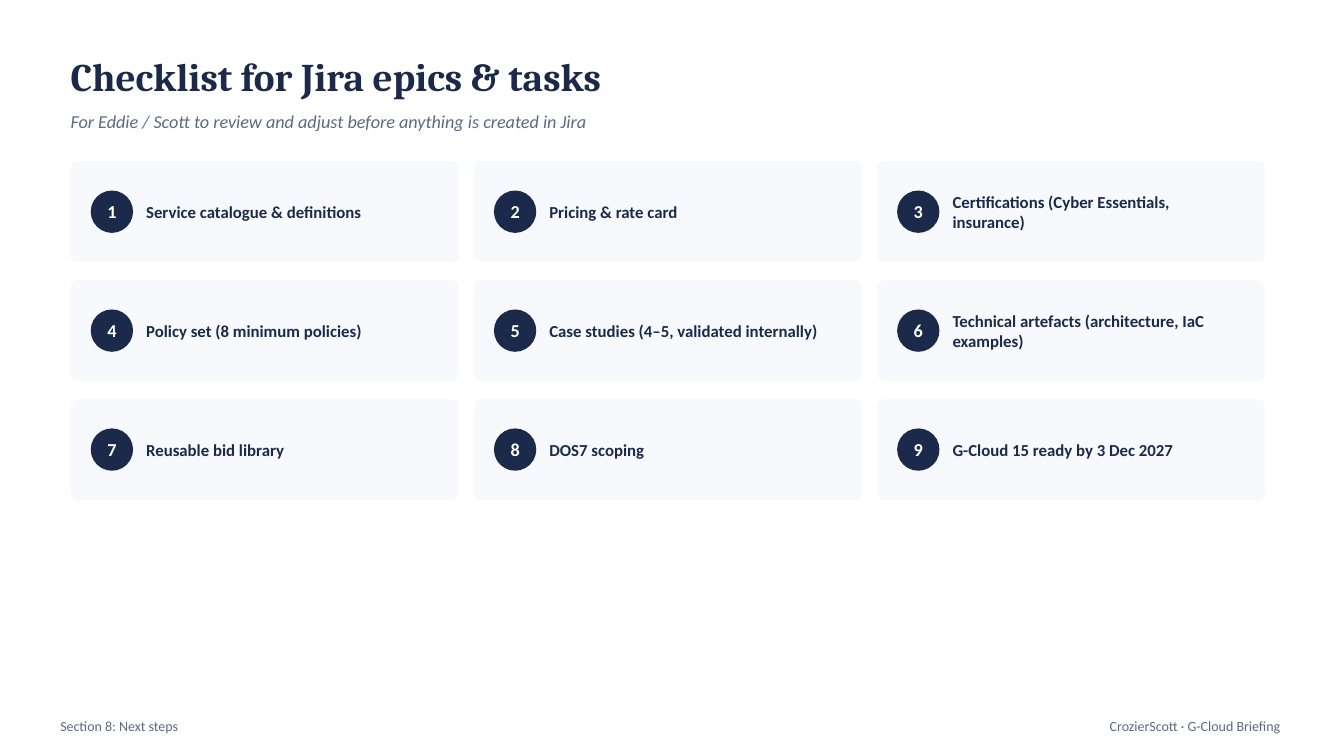
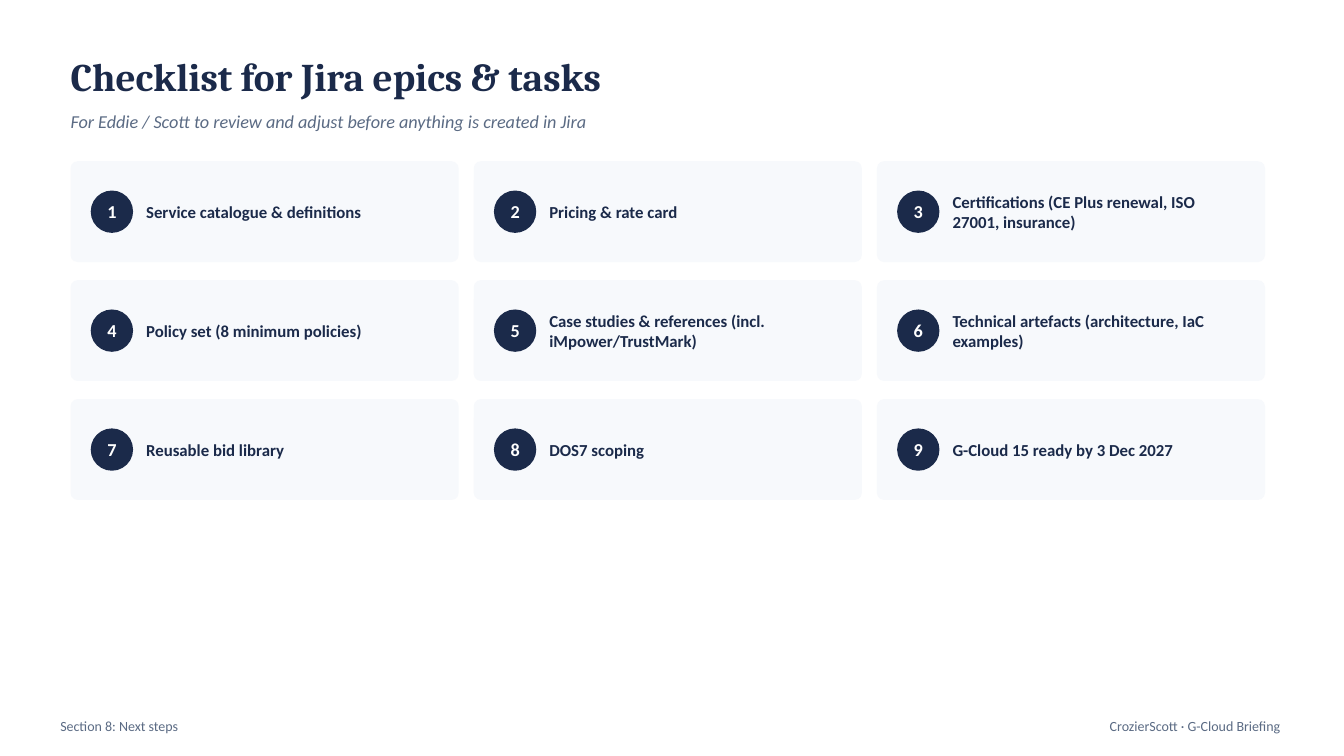
Before and after one commit to eddiemck/G-Cloud, a slide deck: slide 13 of g-cloud-briefing.pptx. Drawn at 1344x756 pixels with LibreOffice and Linux fonts; fonts in the diff are those of the drawing. Boxes give left, top, right and bottom in pixels: in the first picture for what was removed or moved away, otherwise in the second. Text is boxed around its words. In the diff, an @@ line names an element or a change of style, - is before the commit and + after.

Commit message:
Add CE Plus, AWS/Terraform positioning, and iMpower/TrustMark references

```diff
--- a/g-cloud-briefing.pptx
+++ b/g-cloud-briefing.pptx
@@ text at (953,195,1195,231): text changed @@
-Certifications (Cyber Essentials, insurance)
+Certifications (CE Plus renewal, ISO 27001, insurance)
@@ text at (549,314,765,350): text changed @@
-Case studies (4–5, validated internally)
+Case studies & references (incl. iMpower/TrustMark)
```
Also in this commit, not shown: 5 other slides changed, 1 other file.
